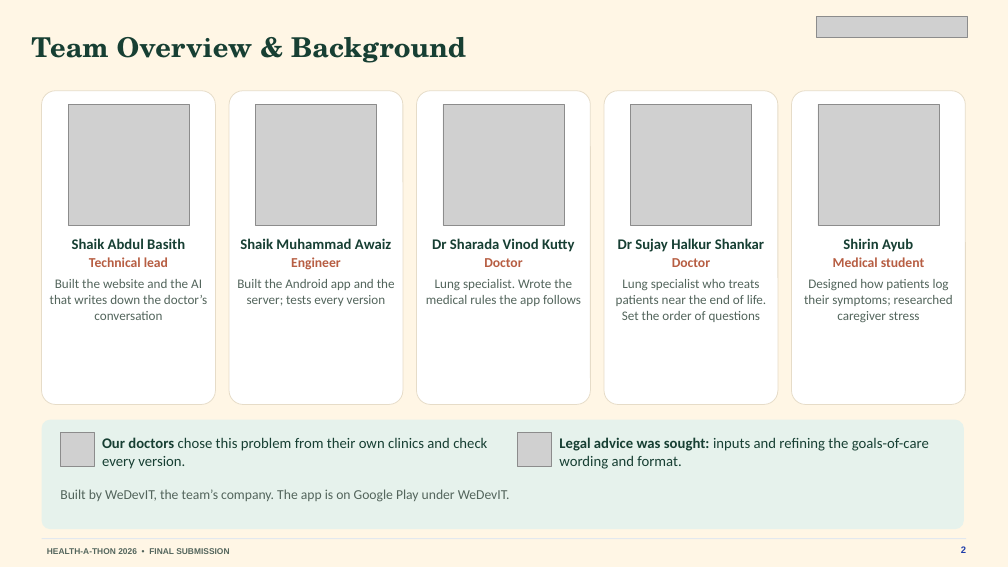
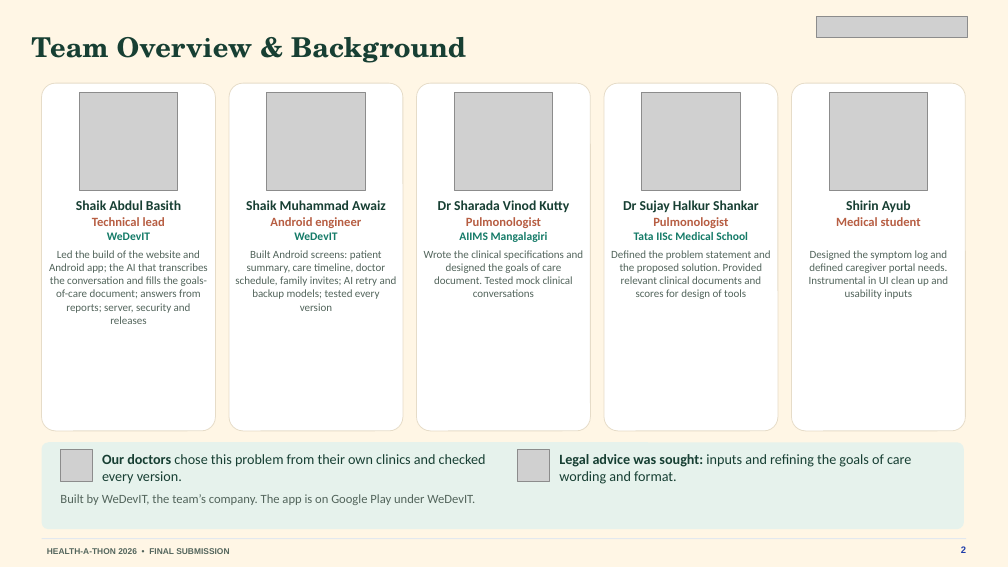
Before and after one commit to basithladdu/healthathon, a slide deck: slide 2 of output/final-submission/Sahara-Final-Presentation.pptx. Drawn at 1008x567 pixels with LibreOffice and Linux fonts; fonts in the diff are those of the drawing; grey boxes stand for pictures. Boxes give left, top, right and bottom in pixels: in the first picture for what was removed or moved away, otherwise in the second. Text is boxed around its words. In the diff, an @@ line names an element or a change of style, - is before the commit and + after.

```diff
--- a/output/final-submission/Sahara-Final-Presentation.pptx
+++ b/output/final-submission/Sahara-Final-Presentation.pptx
@@ rounded rectangle: place and size @@
-rounded rectangle at [42, 91, 216, 405]
+rounded rectangle at [42, 83, 216, 431]
@@ rounded rectangle: place and size @@
-rounded rectangle at [229, 91, 403, 405]
+rounded rectangle at [229, 83, 403, 431]
@@ rounded rectangle: place and size @@
-rounded rectangle at [417, 91, 591, 405]
+rounded rectangle at [417, 83, 591, 431]
@@ rounded rectangle: place and size @@
-rounded rectangle at [604, 91, 778, 405]
+rounded rectangle at [604, 83, 778, 431]
@@ rounded rectangle: place and size @@
-rounded rectangle at [792, 91, 966, 405]
+rounded rectangle at [792, 83, 966, 431]
@@ picture: place and size @@
-picture at [68, 104, 189, 225]
+picture at [79, 92, 178, 191]
@@ picture: place and size @@
-picture at [256, 104, 377, 225]
+picture at [267, 92, 365, 191]
@@ picture: place and size @@
-picture at [443, 104, 564, 225]
+picture at [454, 92, 553, 191]
@@ picture: place and size @@
-picture at [631, 104, 752, 225]
+picture at [642, 92, 740, 191]
@@ picture: place and size @@
-picture at [818, 104, 939, 225]
+picture at [830, 92, 928, 191]
@@ text "Shaik Abdul Basith": place and size @@
-text "Shaik Abdul Basith" at [50, 238, 207, 320]
+text "Shaik Abdul Basith" at [49, 200, 208, 324]
@@ text at [76, 200, 181, 226]: size 14 to 13 pt in "Shaik Abdul Basith"; size 13 to 12 pt in "Technical lead"; less space between paragraphs @@
@@ text "Shaik Muhammad Awaiz": place and size @@
-text "Shaik Muhammad Awaiz" at [237, 238, 395, 306]
+text "Shaik Muhammad Awaiz" at [235, 200, 397, 311]
@@ text at [246, 200, 386, 210]: size 14 to 13 pt in "Shaik Muhammad Awaiz"; less space between paragraphs @@
@@ text "Dr Sharada Vinod Kutty": place and size @@
-text "Dr Sharada Vinod Kutty" at [426, 238, 581, 306]
+text "Dr Sharada Vinod Kutty" at [424, 200, 583, 297]
@@ text at [438, 200, 569, 212]: size 14 to 13 pt in "Dr Sharada Vinod Kutty"; less space between paragraphs @@
@@ text "Dr Sujay Halkur Shankar": place and size @@
-text "Dr Sujay Halkur Shankar" at [616, 238, 767, 322]
+text "Dr Sujay Halkur Shankar" at [611, 200, 771, 299]
@@ text at [623, 200, 759, 213]: size 14 to 13 pt in "Dr Sujay Halkur Shankar"; less space between paragraphs @@
@@ text "Shirin Ayub": place and size @@
-text "Shirin Ayub" at [804, 238, 953, 322]
+text "Shirin Ayub" at [809, 200, 948, 299]
@@ text at [836, 200, 921, 226]: size 14 to 13 pt in "Shirin Ayub"; size 13 to 12 pt in "Medical student"; less space between paragraphs @@
@@ text at [235, 217, 397, 311]: text changed; size 12.5 to 10.5 pt @@
-Engineer
-Built the Android app and the server; tests every version
+Android engineer
+WeDevIT
+Built Android screens: patient summary, care timeline, doctor schedule, family invites; AI retry and backup models; tested every version
@@ text at [424, 217, 583, 297]: text changed; size 12.5 to 10.5 pt @@
-Doctor
-Lung specialist. Wrote the medical rules the app follows
+Pulmonologist
+AIIMS Mangalagiri
+Wrote the clinical specifications and designed the goals of care document. Tested mock clinical conversations
@@ text at [611, 217, 771, 299]: text changed; size 12.5 to 10.5 pt @@
-Doctor
-Lung specialist who treats patients near the end of life. Set the order of questions
+Pulmonologist
+Tata IISc Medical School
+Defined the problem statement and the proposed solution. Provided relevant clinical documents and scores for design of tools
@@ text at [49, 250, 208, 324]: text changed; size 12.5 to 10.5 pt @@
-Built the website and the AI that writes down the doctor’s conversation
+WeDevIT
+Led the build of the website and Android app; the AI that transcribes the conversation and fills the goals-of-care document; answers from reports; server, security and releases
@@ text at [809, 250, 948, 299]: text changed; size 12.5 to 10.5 pt @@
-Designed how patients log their symptoms; researched caregiver stress
+Designed the symptom log and defined caregiver portal needs. Instrumental in UI clean up and usability inputs
@@ rounded rectangle: place and size @@
-rounded rectangle at [42, 420, 964, 529]
+rounded rectangle at [42, 442, 964, 529]
@@ picture: place and size @@
-picture at [60, 433, 95, 467]
+picture at [60, 450, 92, 482]
@@ text at [102, 454, 486, 484]: text changed; size 14 to 13.5 pt @@
-Our doctors chose this problem from their own clinics and check every version.
+Our doctors chose this problem from their own clinics and checked every version.
@@ picture: place and size @@
-picture at [518, 433, 552, 467]
+picture at [518, 450, 550, 482]
@@ text at [559, 454, 911, 484]: text changed; size 14 to 13.5 pt @@
-Legal advice was sought: inputs and refining the goals-of-care wording and format.
+Legal advice was sought: inputs and refining the goals of care wording and format.
@@ text "Built by WeDevIT, the team’s ..." at [60, 494, 475, 505]: size 13 to 12 pt @@
```
Also in this commit, not shown: 11 other slides changed, 13 other files.
